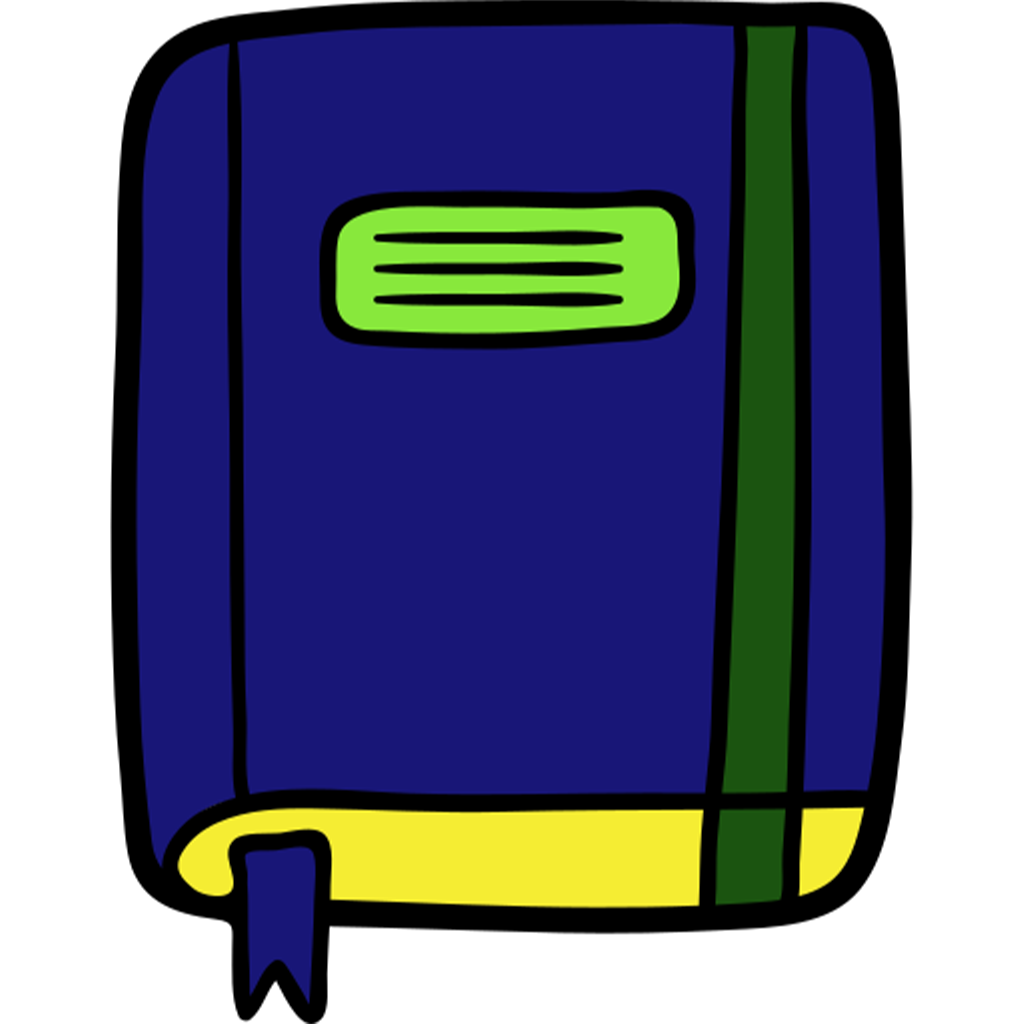
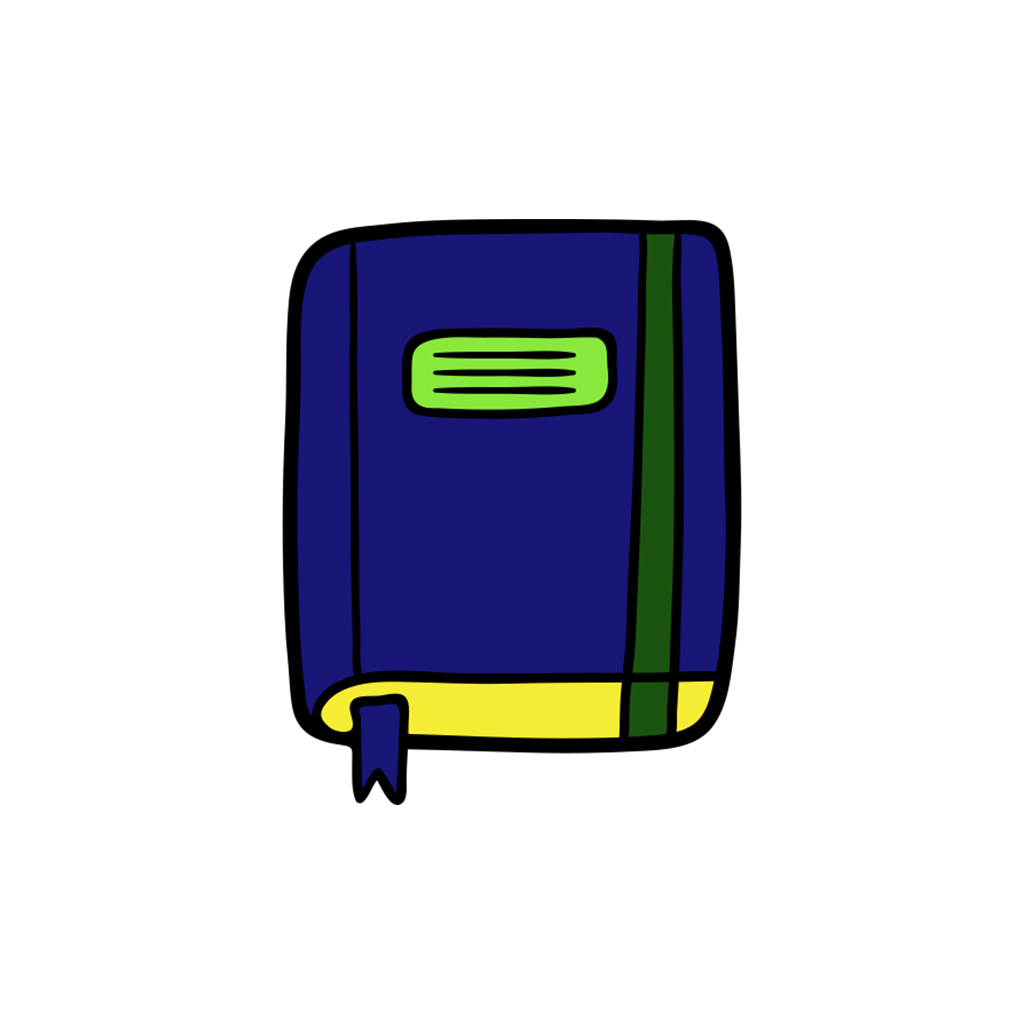
Layer changes from the first (1024, 1024) image to the second:
painted on "레이어 2" over <box>110,0,914,1024</box>
